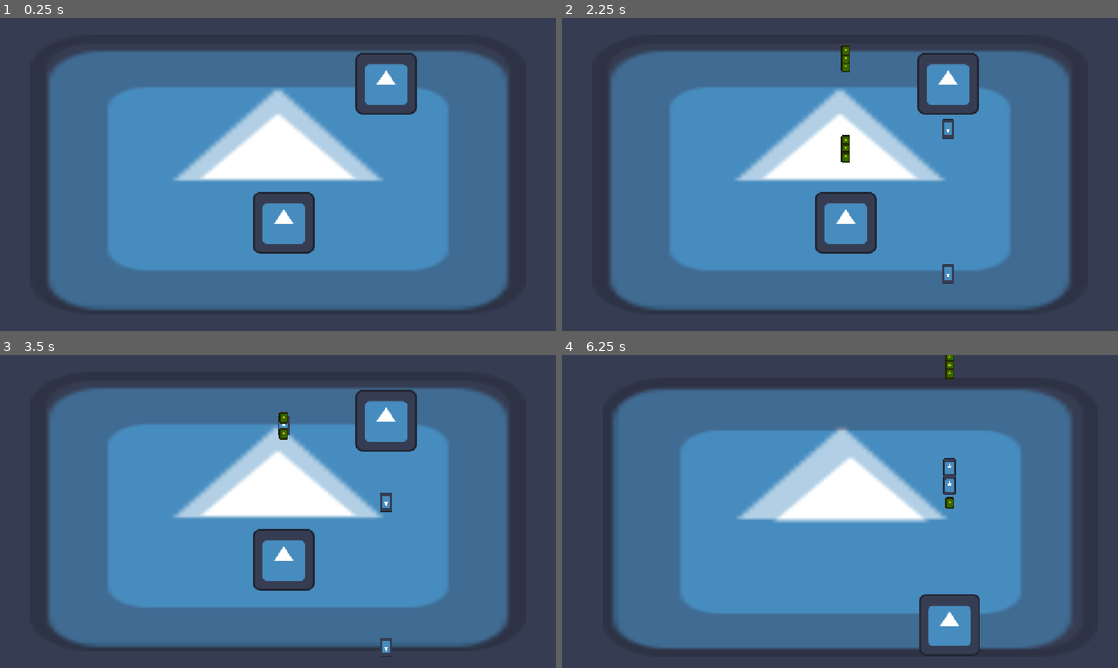
Above: before the commit, frames 1-4 (two rows, left to right).
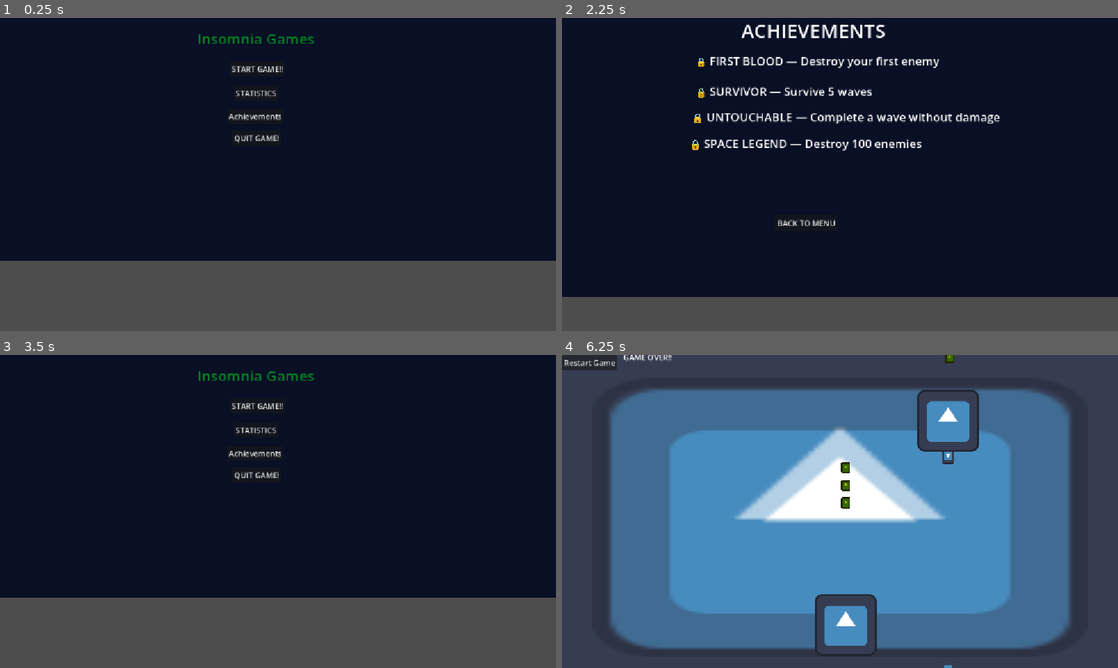
Above: after the commit, the same moments.

Repository: ABerlanga11111/InsomniaGames1
Game: Godot game, scene res://Scenes/main_menu.tscn
Same seed, same stepped clock (60 frames per second), same inputs: the game is played once before the commit and once after it. Before the commit the project starts from res://Scenes/GameScene.tscn. The engine's default icon, where the game draws it, is replaced by a stand-in: a white triangle on a blue panel in a dark square.
Inputs (mouse positions are in pixels of both pictures, inside the frame that each line leads up to):
- Up to frame 1 (0.25 s): no input
- Up to frame 2 (2.25 s): click (817, 93) at 0.5 s, where only the run after the commit has a clickable "STATISTICS"; click (795, 143) at 1.25 s, where only the run after the commit has a clickable "Back to Menu"; click (817, 115) at 2 s, where only the run after the commit has a clickable "Achievements"
- Up to frame 3 (3.5 s): click (244, 561) at 2.75 s, where only the run after the commit has a clickable "BACK TO MENU"
- Up to frame 4 (6.25 s): click (817, 405) at 3.5 s, where only the run after the commit has a clickable "START GAME!!"; tap Enter at 4.25 s; move the mouse to (962, 495) at 4.27 s; hold Right (MoveRight) 4.28-5 s; tap K at 4.35, 6.05 s; click (589, 361) at 5 s, where only the run after the commit has a clickable "Restart Game"; move the mouse to (728, 527) at 5.77 s; hold S (MoveDown) from 5.78 s (still down); click (728, 527) at 5.85 s

The runs differ from the first frame. In frame 1, 92% of the frame differs, in the area x 0-100%, y 0-95%; in frame 2, 93%; in frame 3, 92%; in frame 4, 11%.

Commit message:
Add main menu, statistics, achievements and gameplay UI  Copy commit message

Diff:
--- a/Scenes/GameScene.tscn
+++ b/Scenes/GameScene.tscn
@@ -2,6 +2,7 @@
 
 [ext_resource type="PackedScene" uid="uid://cjbbe61mdplq4" path="res://Scenes/parallax_control.tscn" id="1_4bvgx"]
 [ext_resource type="PackedScene" uid="uid://c44pp5c3o6hr" path="res://Scenes/PlayerChar.tscn" id="1_eqhe0"]
+[ext_resource type="Script" uid="uid://cwtp8qjxfyyy4" path="res://Scenes/game_over_ui.gd" id="2_jwv4s"]
 [ext_resource type="PackedScene" uid="uid://djqn0nl68fgwd" path="res://Scenes/enemy_basic_template.tscn" id="3_3mbwn"]
 
 [sub_resource type="WorldBoundaryShape2D" id="WorldBoundaryShape2D_csc6h"]
@@ -27,6 +28,30 @@
 offset_transform_enabled = false
 
 [node name="GameScene" type="Node2D" parent="." unique_id=614334092]
+
+[node name="GameOverUI" type="CanvasLayer" parent="GameScene" unique_id=1676708422]
+script = ExtResource("2_jwv4s")
+
+[node name="Control" type="Control" parent="GameScene/GameOverUI" unique_id=1508944601]
+layout_mode = 3
+anchors_preset = 0
+offset_right = 40.0
+offset_bottom = 40.0
+
+[node name="RestartButton" type="Button" parent="GameScene/GameOverUI/Control" unique_id=2028311280]
+layout_mode = 0
+offset_right = 8.0
+offset_bottom = 8.0
+text = "Restart Game
+"
+
+[node name="Label" type="Label" parent="GameScene/GameOverUI/Control" unique_id=1696762696]
+layout_mode = 0
+offset_left = 127.0
+offset_top = -7.0
+offset_right = 228.0
+offset_bottom = 16.0
+text = "GAME OVER!!"
 
 [node name="PlayerShip" parent="GameScene" unique_id=1348765778 instance=ExtResource("1_eqhe0")]
 position = Vector2(588, 424)
@@ -56,4 +81,5 @@
 [node name="EnemyBasicTemplate" parent="." unique_id=1867869962 instance=ExtResource("3_3mbwn")]
 position = Vector2(800, 136)
 
+[connection signal="pressed" from="GameScene/GameOverUI/Control/RestartButton" to="GameScene/GameOverUI" method="_on_restart_button_pressed"]
 [connection signal="PlayerShipPass" from="GameScene/PlayerShip" to="ParallaxControl" method="_on_player_ship_player_ship_pass"]
--- /dev/null
+++ b/Scenes/achievements_menu.gd
@@ -0,0 +1,15 @@
+extends Control
+
+
+# Called when the node enters the scene tree for the first time.
+func _ready() -> void:
+	pass # Replace with function body.
+
+
+# Called every frame. 'delta' is the elapsed time since the previous frame.
+func _process(delta: float) -> void:
+	pass
+
+
+func _on_back_button_pressed() -> void:
+	get_tree().change_scene_to_file("res://Scenes/main_menu.tscn")
--- /dev/null
+++ b/Scenes/achievements_menu.tscn
@@ -0,0 +1,76 @@
+[gd_scene format=3 uid="uid://ddkqh6hu6tw8g"]
+
+[ext_resource type="Script" uid="uid://bhlj0meuo4acf" path="res://Scenes/achievements_menu.gd" id="1_1civv"]
+
+[node name="AchievementsMenu" type="Control" unique_id=1579610461]
+layout_mode = 3
+anchors_preset = 15
+anchor_right = 1.0
+anchor_bottom = 1.0
+grow_horizontal = 2
+grow_vertical = 2
+script = ExtResource("1_1civv")
+
+[node name="Background" type="ColorRect" parent="." unique_id=29103631]
+layout_mode = 0
+offset_left = -273.0
+offset_top = -130.0
+offset_right = 1253.0
+offset_bottom = 577.0
+color = Color(0.03529412, 0.05882353, 0.14117648, 1)
+
+[node name="AchievementTitle" type="Label" parent="." unique_id=425253687]
+layout_mode = 0
+offset_left = 343.0
+offset_top = -2.0
+offset_right = 700.0
+offset_bottom = 64.0
+theme_override_font_sizes/font_size = 40
+text = "ACHIEVEMENTS"
+horizontal_alignment = 1
+
+[node name="BackButton" type="Button" parent="." unique_id=1568096351]
+layout_mode = 0
+offset_left = 442.0
+offset_top = 408.0
+offset_right = 570.0
+offset_bottom = 441.0
+text = "BACK TO MENU"
+
+[node name="FirstBloodLabel" type="Label" parent="." unique_id=275401844]
+layout_mode = 0
+offset_left = 276.0
+offset_top = 72.0
+offset_right = 791.0
+offset_bottom = 106.0
+theme_override_font_sizes/font_size = 24
+text = "🔒 FIRST BLOOD — Destroy your first enemy"
+
+[node name="SurvivorLabel" type="Label" parent="." unique_id=2089954109]
+layout_mode = 0
+offset_left = 276.0
+offset_top = 135.0
+offset_right = 803.0
+offset_bottom = 176.0
+theme_override_font_sizes/font_size = 24
+text = "🔒 SURVIVOR — Survive 5 waves"
+
+[node name="UntouchableLabel" type="Label" parent="." unique_id=1929232752]
+layout_mode = 0
+offset_left = 269.0
+offset_top = 188.0
+offset_right = 917.0
+offset_bottom = 222.0
+theme_override_font_sizes/font_size = 24
+text = "🔒 UNTOUCHABLE — Complete a wave without damage"
+
+[node name="SpaceLegendLabel" type="Label" parent="." unique_id=581620798]
+layout_mode = 0
+offset_left = 264.0
+offset_top = 243.0
+offset_right = 912.0
+offset_bottom = 277.0
+theme_override_font_sizes/font_size = 24
+text = "🔒 SPACE LEGEND — Destroy 100 enemies"
+
+[connection signal="pressed" from="BackButton" to="." method="_on_back_button_pressed"]
--- /dev/null
+++ b/Scenes/game_over_ui.gd
@@ -0,0 +1,21 @@
+
+extends CanvasLayer
+
+# Hide the Game Over screen when the game starts
+func _ready() -> void:
+	hide()
+
+# Show the Game Over screen when the player dies
+func show_game_over() -> void:
+	show()
+
+# Press K to simulate the player dying
+func _input(event: InputEvent) -> void:
+	if event is InputEventKey:
+		if event.pressed and not event.echo and event.keycode == KEY_K:
+			show_game_over()
+
+# Restart the game when the button is pressed
+func _on_restart_button_pressed() -> void:
+	get_tree().paused = false
+	get_tree().reload_current_scene()
--- /dev/null
+++ b/Scenes/main_menu.gd
@@ -0,0 +1,30 @@
+extends Control
+
+
+# Called when the node enters the scene tree for the first time.
+func _ready() -> void:
+	pass # Replace with function body.
+
+
+# Called every frame. 'delta' is the elapsed time since the previous frame.
+func _process(delta: float) -> void:
+	pass
+
+
+func _on_start_button_pressed() -> void:
+	get_tree().change_scene_to_file("res://Scenes/GameScene.tscn")
+
+
+func _on_statsistics_button_pressed() -> void:
+	get_tree().change_scene_to_file("res://Scenes/statistics_menu.tscn")
+
+
+
+func _on_quit_button_pressed() -> void:
+	get_tree().quit()
+
+
+
+func _on_achievements_button_pressed() -> void:
+	print("ACHIEVEMENTS BUTTON WAS CLICKED!")
+	get_tree().change_scene_to_file("res://Scenes/achievements_menu.tscn")
--- /dev/null
+++ b/Scenes/main_menu.tscn
@@ -0,0 +1,83 @@
+[gd_scene format=3 uid="uid://c7tn06ba8fasx"]
+
+[ext_resource type="Script" uid="uid://gbhpj76vg8h5" path="res://Scenes/main_menu.gd" id="1_28flt"]
+
+[node name="MainMenu" type="Control" unique_id=1187278270]
+layout_mode = 3
+anchor_left = 0.45100003
+anchor_top = 0.116000004
+anchor_right = 0.45100003
+anchor_bottom = 0.116000004
+offset_left = -481.55206
+offset_top = -2.1679993
+offset_right = -441.55206
+offset_bottom = 34.832
+script = ExtResource("1_28flt")
+
+[node name="MenuBackground" type="ColorRect" parent="." unique_id=693510578]
+layout_mode = 1
+anchors_preset = -1
+anchor_left = -4.925
+anchor_top = -4.756757
+anchor_right = 27.425
+anchor_bottom = 10.567568
+offset_right = 40.0
+offset_bottom = 40.0
+color = Color(0.03529412, 0.05882353, 0.14117648, 1)
+metadata/_edit_use_anchors_ = true
+
+[node name="StartButton" type="Button" parent="." unique_id=550536240]
+layout_mode = 1
+anchors_preset = -1
+anchor_left = 1.0
+anchor_top = 0.5
+anchor_right = 1.286
+anchor_bottom = 0.5
+offset_left = 398.0
+offset_top = -1.5
+offset_right = 500.988
+offset_bottom = 29.5
+grow_horizontal = 2
+grow_vertical = 2
+text = "START GAME!!
+"
+
+[node name="StatsisticsButton" type="Button" parent="." unique_id=1480468575]
+layout_mode = 0
+offset_left = 446.0
+offset_top = 67.0
+offset_right = 539.0
+offset_bottom = 98.0
+text = "STATISTICS"
+
+[node name="GameTitle" type="Label" parent="." unique_id=179546271]
+layout_mode = 0
+offset_left = 299.0
+offset_top = -52.0
+offset_right = 686.0
+offset_bottom = 15.0
+theme_override_colors/font_color = Color(0, 0.69803923, 0.14509805, 0.68235296)
+theme_override_font_sizes/font_size = 30
+text = "Insomnia Games"
+horizontal_alignment = 1
+
+[node name="QuitButton" type="Button" parent="." unique_id=1179342651]
+layout_mode = 0
+offset_left = 443.0
+offset_top = 160.0
+offset_right = 544.0
+offset_bottom = 191.0
+text = "QUIT GAME!"
+
+[node name="AchievementsButton" type="Button" parent="." unique_id=1622455926]
+layout_mode = 0
+offset_left = 432.0
+offset_top = 115.0
+offset_right = 549.0
+offset_bottom = 146.0
+text = "Achievements"
+
+[connection signal="pressed" from="StartButton" to="." method="_on_start_button_pressed"]
+[connection signal="pressed" from="StatsisticsButton" to="." method="_on_statsistics_button_pressed"]
+[connection signal="pressed" from="QuitButton" to="." method="_on_quit_button_pressed"]
+[connection signal="pressed" from="AchievementsButton" to="." method="_on_achievements_button_pressed"]
--- /dev/null
+++ b/Scenes/statistics_menu.gd
@@ -0,0 +1,5 @@
+
+extends Control
+
+func _on_back_button_pressed() -> void:
+	get_tree().change_scene_to_file("res://Scenes/main_menu.tscn")
--- /dev/null
+++ b/Scenes/statistics_menu.tscn
@@ -0,0 +1,64 @@
+[gd_scene format=3 uid="uid://dscdbp15p8via"]
+
+[ext_resource type="Script" uid="uid://c8jxnyf2sqr1t" path="res://Scenes/statistics_menu.gd" id="1_gyks6"]
+
+[node name="StatisticsMenu" type="Control" unique_id=480535968]
+layout_mode = 3
+anchors_preset = 15
+anchor_right = 1.0
+anchor_bottom = 1.0
+offset_left = 1.0
+offset_right = 1.0
+grow_horizontal = 2
+grow_vertical = 2
+script = ExtResource("1_gyks6")
+
+[node name="TitleLabel" type="Label" parent="." unique_id=1433004827]
+layout_mode = 0
+offset_left = 421.0
+offset_top = 9.0
+offset_right = 543.0
+offset_bottom = 32.0
+text = "Player Statistics"
+
+[node name="TotalKillsLabel" type="Label" parent="." unique_id=1805268061]
+layout_mode = 0
+offset_left = 437.0
+offset_top = 59.0
+offset_right = 526.0
+offset_bottom = 82.0
+text = "Total Kills:0"
+
+[node name="GamesPlayedLabel" type="Label" parent="." unique_id=577624894]
+layout_mode = 0
+offset_left = 415.0
+offset_top = 126.0
+offset_right = 546.0
+offset_bottom = 149.0
+text = "Games Played :0 "
+
+[node name="TotalDeathsLabel" type="Label" parent="." unique_id=1946857378]
+layout_mode = 0
+offset_left = 423.0
+offset_top = 92.0
+offset_right = 535.0
+offset_bottom = 115.0
+text = "Total Deaths:0"
+
+[node name="HighScoreLabel" type="Label" parent="." unique_id=1376677650]
+layout_mode = 0
+offset_left = 425.0
+offset_top = 175.0
+offset_right = 526.0
+offset_bottom = 198.0
+text = "High Score:0 "
+
+[node name="BackButton" type="Button" parent="." unique_id=828530706]
+layout_mode = 0
+offset_left = 419.0
+offset_top = 243.0
+offset_right = 536.0
+offset_bottom = 274.0
+text = "Back to Menu"
+
+[connection signal="pressed" from="BackButton" to="." method="_on_back_button_pressed"]
--- /dev/null
+++ b/Scripts/achievement.manager.gd
@@ -0,0 +1,25 @@
+
+extends Node
+
+signal achievement_unlocked(achievement_name: String)
+
+var unlocked_achievements: Dictionary = {
+	"first_blood": false,
+	"survivor": false,
+	"untouchable": false,
+	"space_legend": false
+}
+
+func unlock_achievement(achievement_id: String) -> void:
+	if not unlocked_achievements.has(achievement_id):
+		return
+
+	if unlocked_achievements[achievement_id]:
+		return
+
+	unlocked_achievements[achievement_id] = true
+	achievement_unlocked.emit(achievement_id)
+	print("Achievement unlocked: ", achievement_id)
+
+func is_unlocked(achievement_id: String) -> bool:
+	return unlocked_achievements.get(achievement_id, false)
--- a/project.godot
+++ b/project.godot
@@ -11,7 +11,7 @@
 [application]
 
 config/name="InsomniaGames"
-run/main_scene="uid://074j48fqqtxb"
+run/main_scene="uid://c7tn06ba8fasx"
 config/features=PackedStringArray("4.7", "Forward Plus")
 config/icon="res://icon.svg"
 
Not shown, added: Scenes/achievements_menu.gd.uid
Not shown, added: Scenes/game_over_ui.gd.uid
Not shown, added: Scenes/main_menu.gd.uid
Not shown, added: Scenes/statistics_menu.gd.uid
Not shown, added: Scripts/achievement.manager.gd.uid
